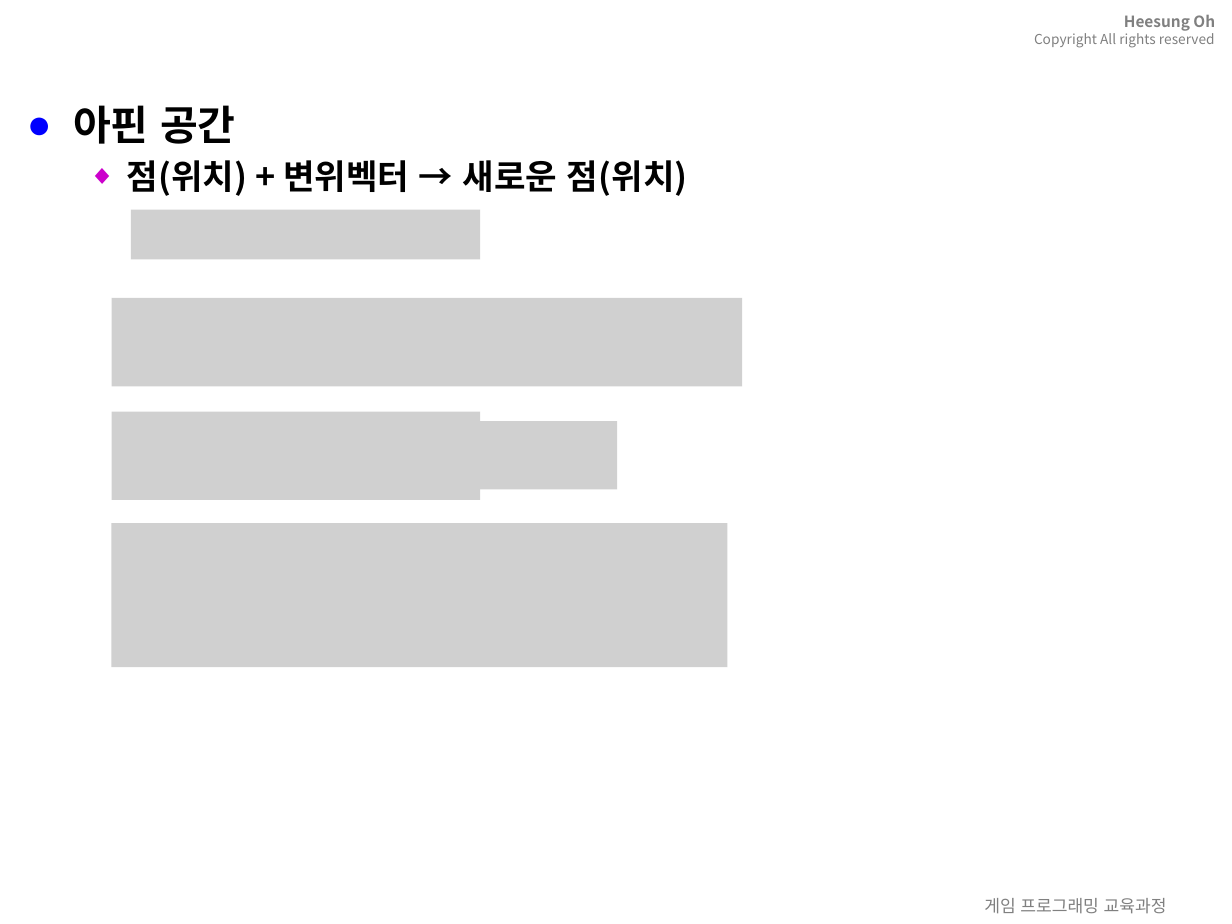
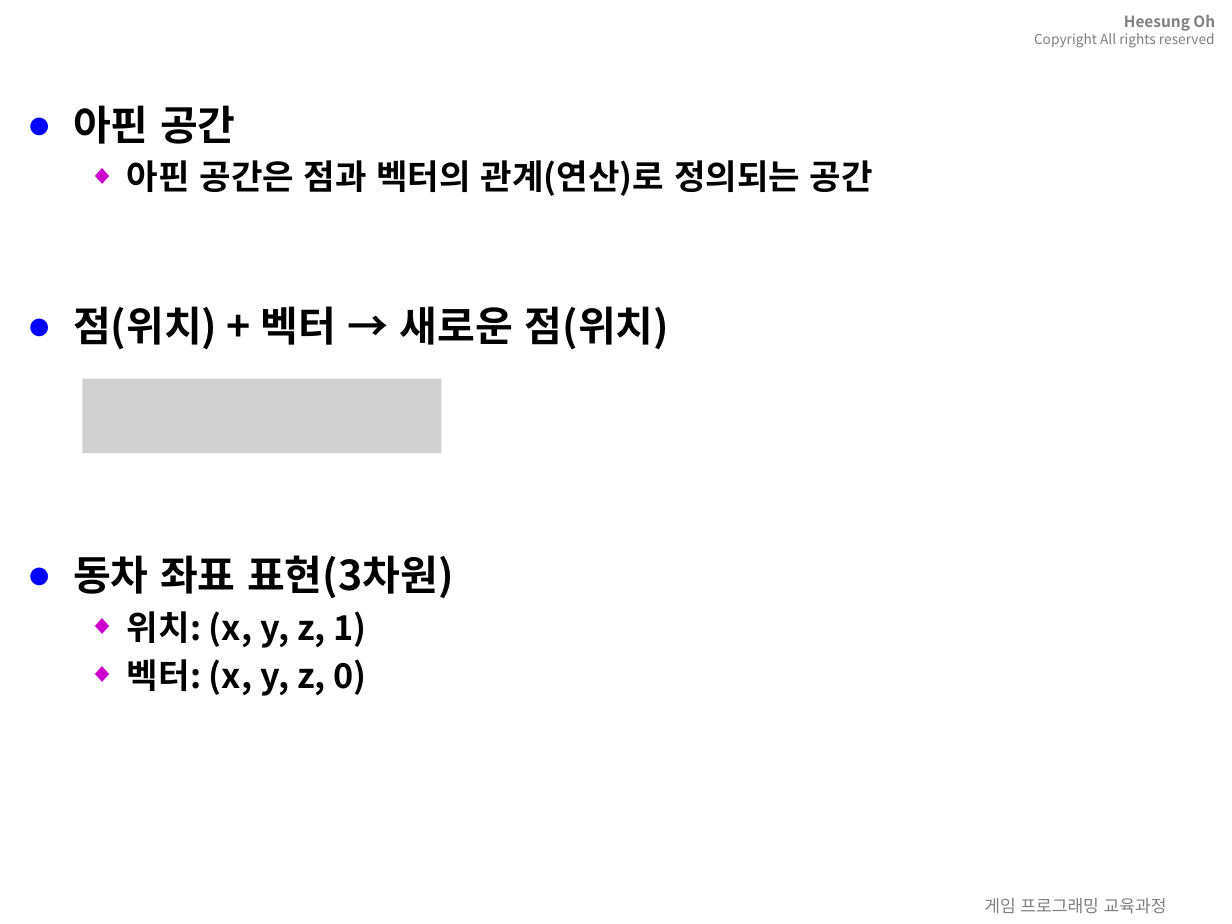
Before and after one commit to 3dapi/ef04_math, a slide deck: slide 73 of doc/mathAndPhycis.pptx (slide 72 before the commit). Drawn at 1232x924 pixels with LibreOffice and Linux fonts; fonts in the diff are those of the drawing; grey boxes stand for pictures; background and template pictures are left out. Boxes give left, top, right and bottom in pixels: in the first picture for what was removed or moved away, otherwise in the second. Text is boxed around its words. In the diff, an @@ line names an element or a change of style, - is before the commit and + after.

```diff
--- a/doc/mathAndPhycis.pptx
+++ b/doc/mathAndPhycis.pptx
@@ text at <box>73,160,873,696</box>: text changed @@
-  ◆ 점(위치) + 변위벡터 → 새로운 점(위치)
+  ◆ 아핀 공간은 점과 벡터의 관계(연산)로 정의되는 공간
+● 점(위치) + 벡터 → 새로운 점(위치)
+● 동차 좌표 표현(3차원)
+  ◆ 위치: (x, y, z, 1)
+  ◆ 벡터: (x, y, z, 0)
@@ picture removed at <box>131,209,479,259</box> @@
@@ picture removed at <box>112,298,743,387</box> @@
@@ picture added at <box>83,378,441,453</box> @@
@@ picture removed at <box>112,411,480,500</box> @@
@@ picture removed at <box>480,421,617,489</box> @@
@@ picture removed at <box>112,524,728,668</box> @@
```
Also in this commit, not shown: 10 other slides changed, 6 slides added, 7 other files.
